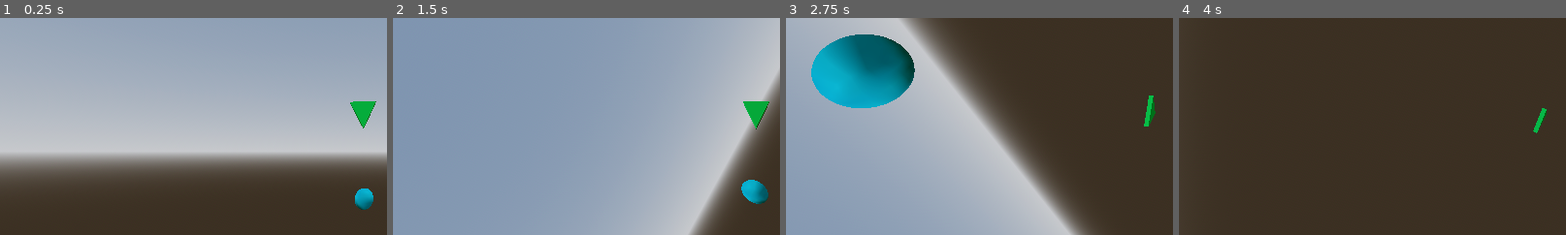
Above: before the commit, frames 1-4 (left to right).
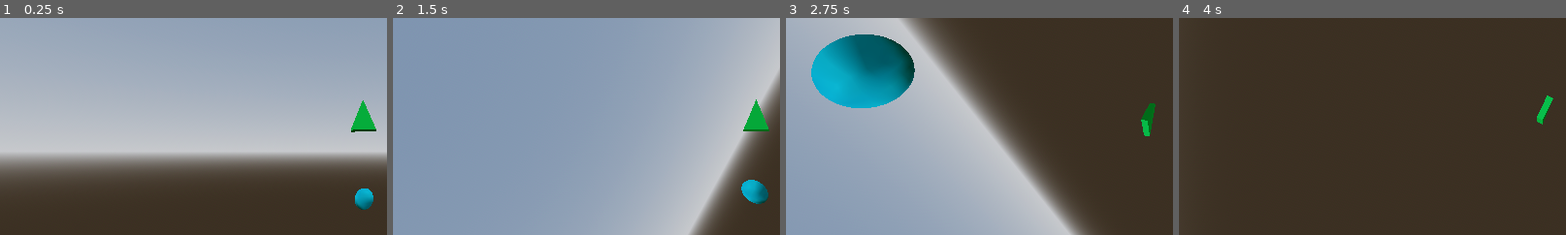
Above: after the commit, the same moments.

Repository: wkevin1210/hot-air-
Game: Godot game, scene res://Scenes/game.tscn
The game is run twice, just before and just after one commit, with the same random seed, the same clock (stepped at 60 frames per second) and the same inputs.
Inputs:
- Up to frame 1 (0.25 s): no input
- Up to frame 2 (1.5 s): hold D (roll_right) 0.53-1.28 s; hold W (pitch_down) from 1.28 s (still down)
- Up to frame 3 (2.75 s): release W (pitch_down) at 2.03 s; hold D (roll_right) from 2.03 s (still down)
- Up to frame 4 (4 s): release D (roll_right) at 2.78 s; hold S (pitch_up) 2.78-3.53 s; hold A (roll_left) from 3.53 s (still down)
The pictures show only the part of the screen within x 3-53%, y 0-50%; the shares and areas given below are measured in that part.

The runs differ from the first frame. In frame 1, 0.5% of the frame differs, in the area x 90-98%, y 37-53%; in frame 2, 0.5%; in frame 3, 0.3%; in frame 4, 0.2%.

Commit message:
Adjusted arrow

Diff:
--- a/Scenes/checkpoint.tscn
+++ b/Scenes/checkpoint.tscn
@@ -9,8 +9,8 @@
 
 [sub_resource type="CapsuleShape3D" id="CapsuleShape3D_wuotu"]
 margin = 1.255
-radius = 1.00258
-height = 2.03158
+radius = 1.42956
+height = 2.85912
 
 [node name="Checkpoint" type="Area3D"]
 script = ExtResource("1_x6q72")
--- a/Scenes/game.tscn
+++ b/Scenes/game.tscn
@@ -18,7 +18,8 @@
 tonemap_mode = 2
 glow_enabled = true
 
-[sub_resource type="PrismMesh" id="PrismMesh_mle6q"]
+[sub_resource type="PrismMesh" id="PrismMesh_xfy1m"]
+lightmap_size_hint = Vector2i(14, 21)
 
 [sub_resource type="StandardMaterial3D" id="StandardMaterial3D_s5hcj"]
 albedo_color = Color(0, 1, 0.333333, 1)
@@ -35,10 +36,11 @@
 [node name="PlayerCam" type="Camera3D" parent="Player"]
 transform = Transform3D(1, -4.29512e-09, -1.03969e-09, 4.41352e-09, 0.958795, 0.284099, -2.23387e-10, -0.284099, 0.958795, 0, 4.26058, 7.8874)
 
-[node name="DirectionArrow" type="MeshInstance3D" parent="Player/PlayerCam"]
-transform = Transform3D(0.5, 2.20676e-09, -1.92113e-11, -2.14756e-09, 0.479397, -0.0244325, -5.19847e-10, 0.142049, 0.0824564, 4.30714e-09, 2.34437, -5.54221)
-mesh = SubResource("PrismMesh_mle6q")
-skeleton = NodePath("../..")
+[node name="DirectionArrow" type="MeshInstance3D" parent="Player"]
+transform = Transform3D(0.5, 0, 0, 0, 0.577601, 0, 0, 0, 0.122083, 0, 4.934, 1.883)
+rotation_order = 0
+transparency = 0.5
+mesh = SubResource("PrismMesh_xfy1m")
 surface_material_override/0 = SubResource("StandardMaterial3D_s5hcj")
 script = ExtResource("3_wam52")
 
--- a/Scripts/direction_arrow.gd
+++ b/Scripts/direction_arrow.gd
@@ -5,4 +5,4 @@
 
 	if checkpoints != []:
 		var target = checkpoints[0]
-		look_at(target.global_position, Vector3.BACK)
+		look_at(target.global_position, Vector3.FORWARD)
Renamed: Scripts/Plane.tscn -> Scenes/Plane.tscn
